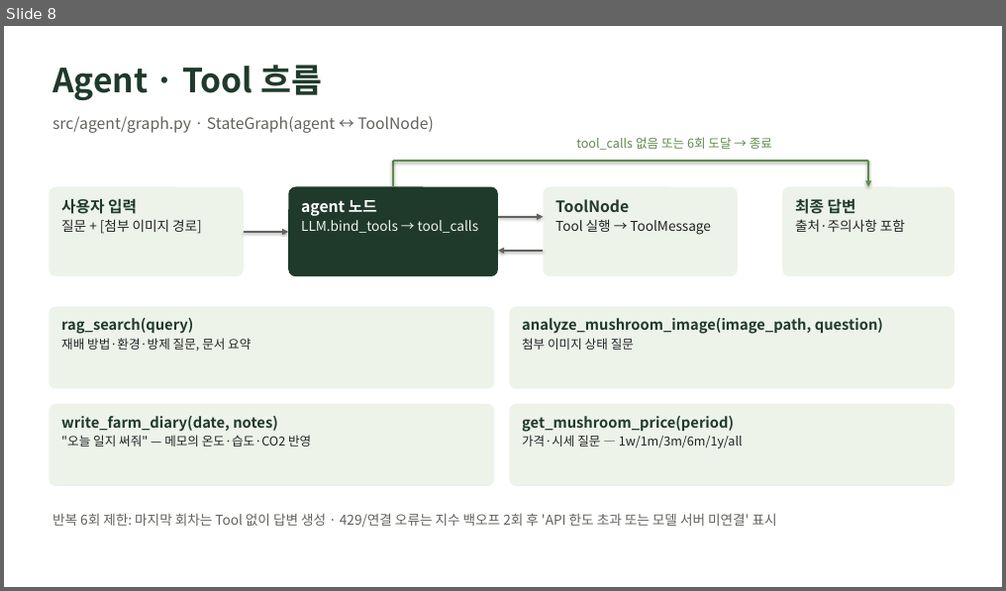
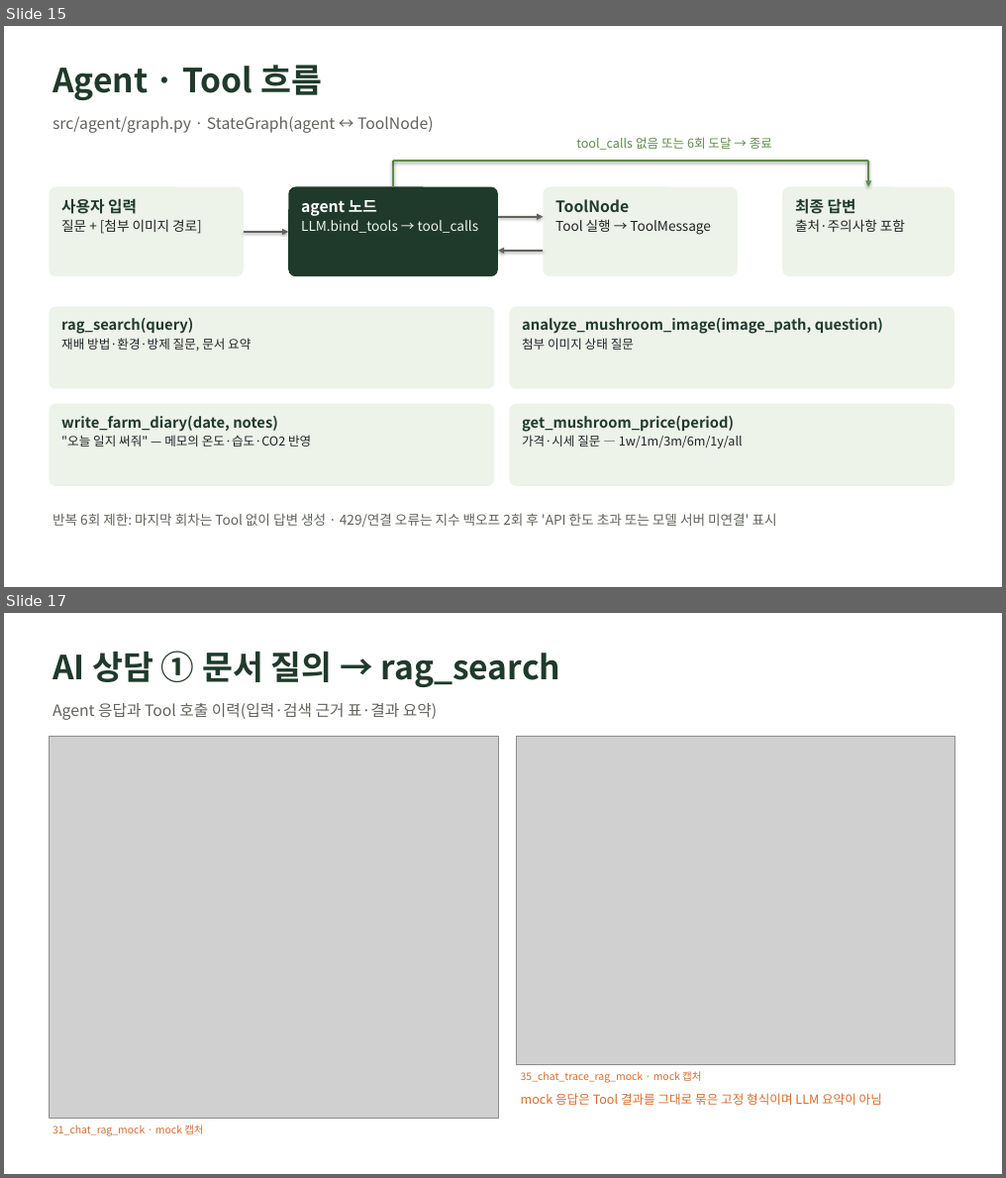
Before and after one commit to ruberduckdot/ICT-work, a slide deck: docs/발표자료.pptx. Shown one above the other, each under a label of ours: slide 8 before the commit, slides 15 and 17 after it; the slides between them are not shown. The pictures are 1006x591 and 1006x1178 pixels, drawn with LibreOffice and Linux fonts; fonts in the diff are those of the drawing; grey boxes stand for pictures. Boxes give left, top, right and bottom in pixels: in the first picture for what was removed or moved away, otherwise in the second. Text is boxed around its words. In the diff, an @@ line names an element or a change of style, - is before the commit and + after.

```diff
--- a/docs/발표자료.pptx
+++ b/docs/발표자료.pptx
@@ slide 17 added at (4, 613, 1002, 1174), background #FFFFFF @@
@@ text added at (53, 651, 561, 687), 32 pt, text #1F3A2B, bold @@
+AI 상담 ① 문서 질의 → rag_search
@@ text added at (53, 703, 437, 720), 15 pt, text #5F635C @@
+Agent 응답과 Tool 호출 이력(입력·검색 근거 표·결과 요약)
@@ picture added at (49, 737, 498, 1118) @@
@@ picture added at (517, 737, 954, 1065) @@
@@ text added at (521, 1071, 701, 1083), 10 pt, text #D96C2C @@
+35_chat_trace_rag_mock · mock 캡처
@@ text added at (521, 1093, 882, 1105), 12 pt, text #D96C2C @@
+mock 응답은 Tool 결과를 그대로 묶은 고정 형식이며 LLM 요약이 아님
@@ text added at (53, 1125, 203, 1137), 10 pt, text #D96C2C @@
+31_chat_rag_mock · mock 캡처
@@ what was slide 8 is now slide 15 @@
```
Also in this commit, not shown: 2 slides changed, 9 other slides added, 1 slide removed, 18 other files.
